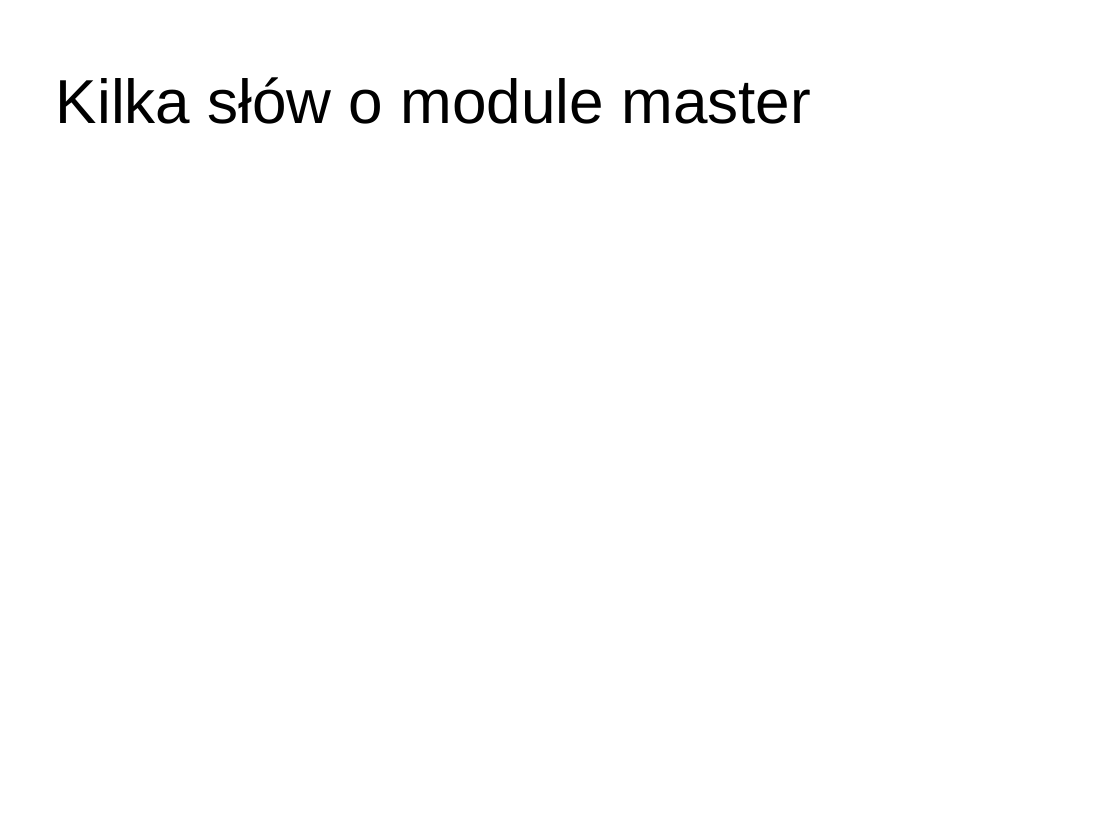
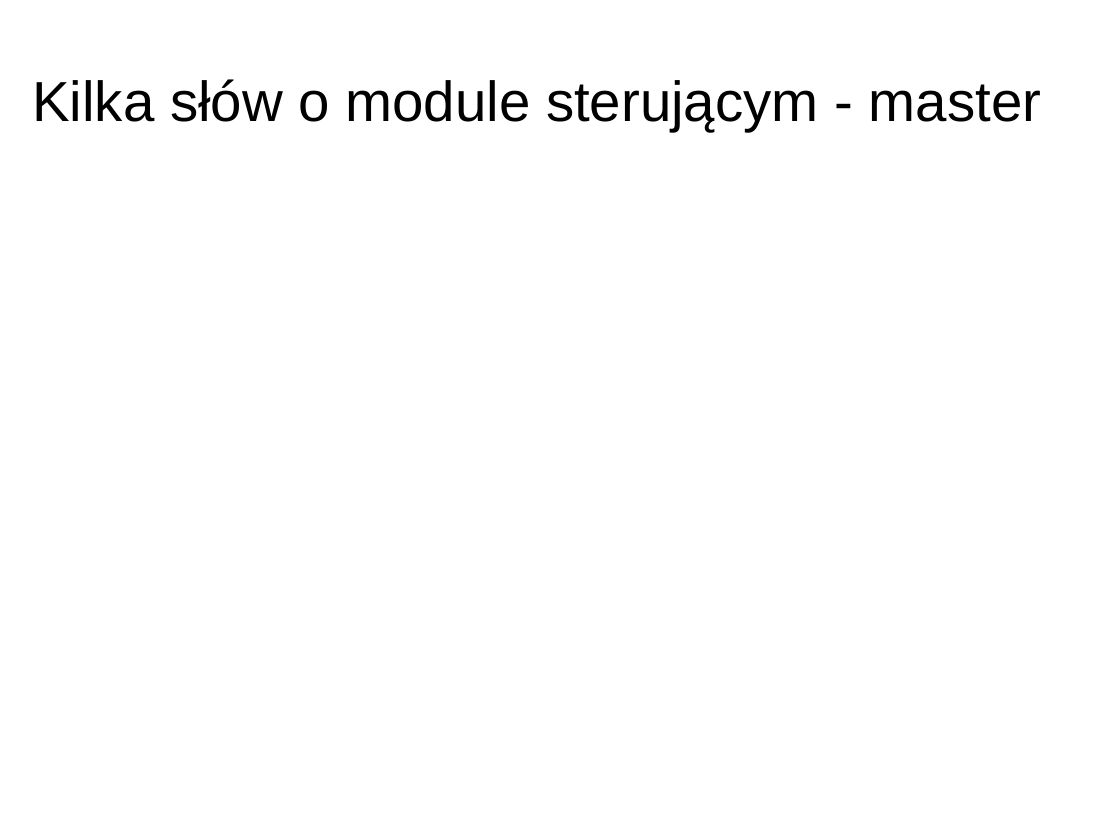
Before and after one commit to AleksanderPasiut/APProject_TrafficLights, a slide deck: slide 7 of prezentacja.pptx. Drawn at 1120x840 pixels with LibreOffice and Linux fonts; fonts in the diff are those of the drawing; background and template pictures are left out. Boxes give left, top, right and bottom in pixels: in the first picture for what was removed or moved away, otherwise in the second. Text is boxed around its words. In the diff, an @@ line names an element or a change of style, - is before the commit and + after.

```diff
--- a/prezentacja.pptx
+++ b/prezentacja.pptx
@@ title at bbox=[32, 79, 1041, 132]: text changed; size 44 to 40 pt @@
-Kilka słów o module master
+Kilka słów o module sterującym - master
```
Also in this commit, not shown: 4 other slides changed, 1 other file.
